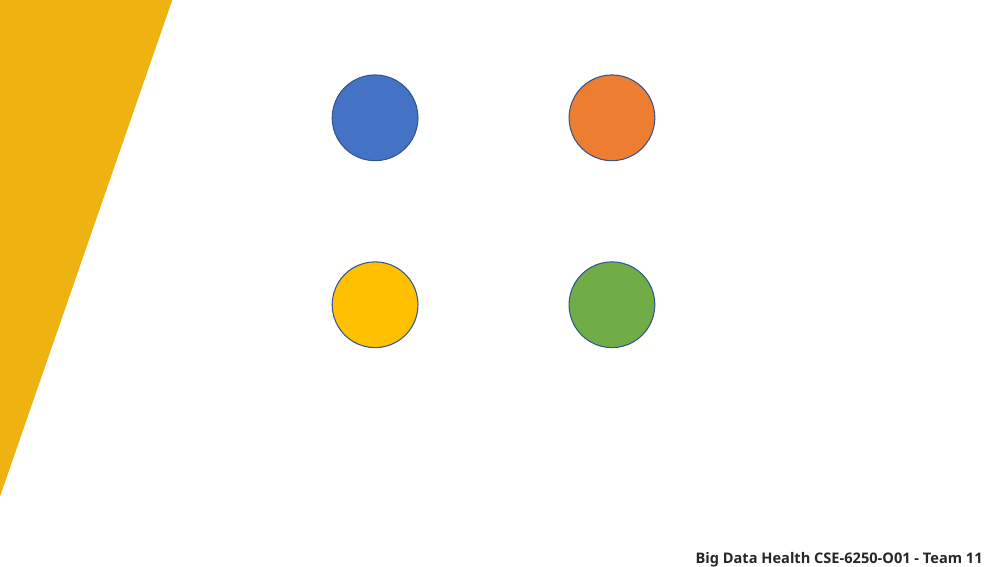
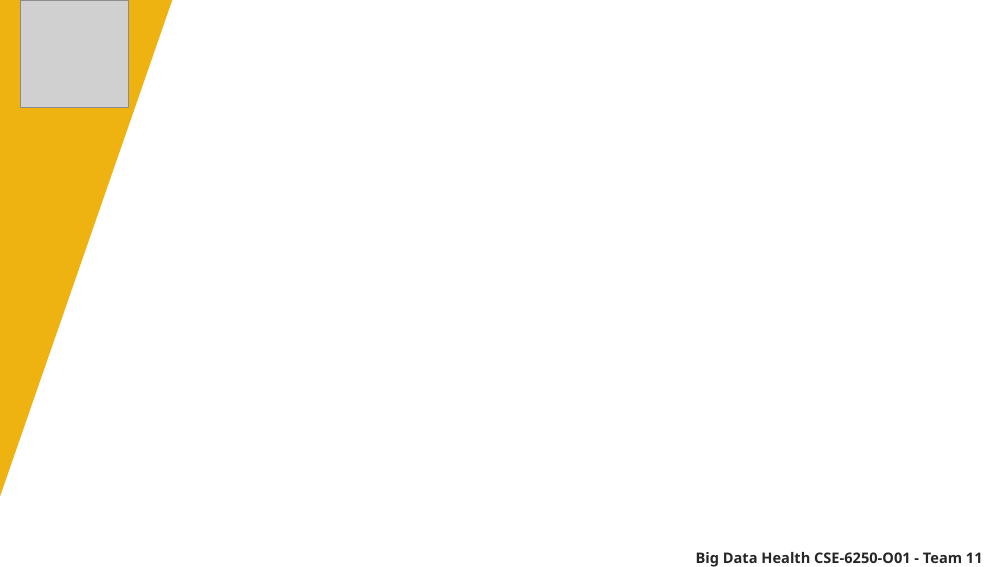
Before and after one commit to bdh-team-12/sleep-predictions-through-deep-learning, a slide deck: slide 37 of video-presentation/final-presentation.pptx (slide 3 before the commit). Drawn at 1008x567 pixels with LibreOffice and Linux fonts; fonts in the diff are those of the drawing; grey boxes stand for pictures. Boxes give left, top, right and bottom in pixels: in the first picture for what was removed or moved away, otherwise in the second. Text is boxed around its words. In the diff, an @@ line names an element or a change of style, - is before the commit and + after.

```diff
--- a/video-presentation/final-presentation.pptx
+++ b/video-presentation/final-presentation.pptx
@@ picture added at (20, 0, 129, 108) @@
@@ ellipse removed at (332, 75, 418, 161) @@
@@ ellipse removed at (569, 75, 656, 161) @@
@@ ellipse removed at (332, 262, 418, 348) @@
@@ ellipse removed at (569, 262, 656, 348) @@
```
Also in this commit, not shown: 2 other slides changed, 34 slides added.
